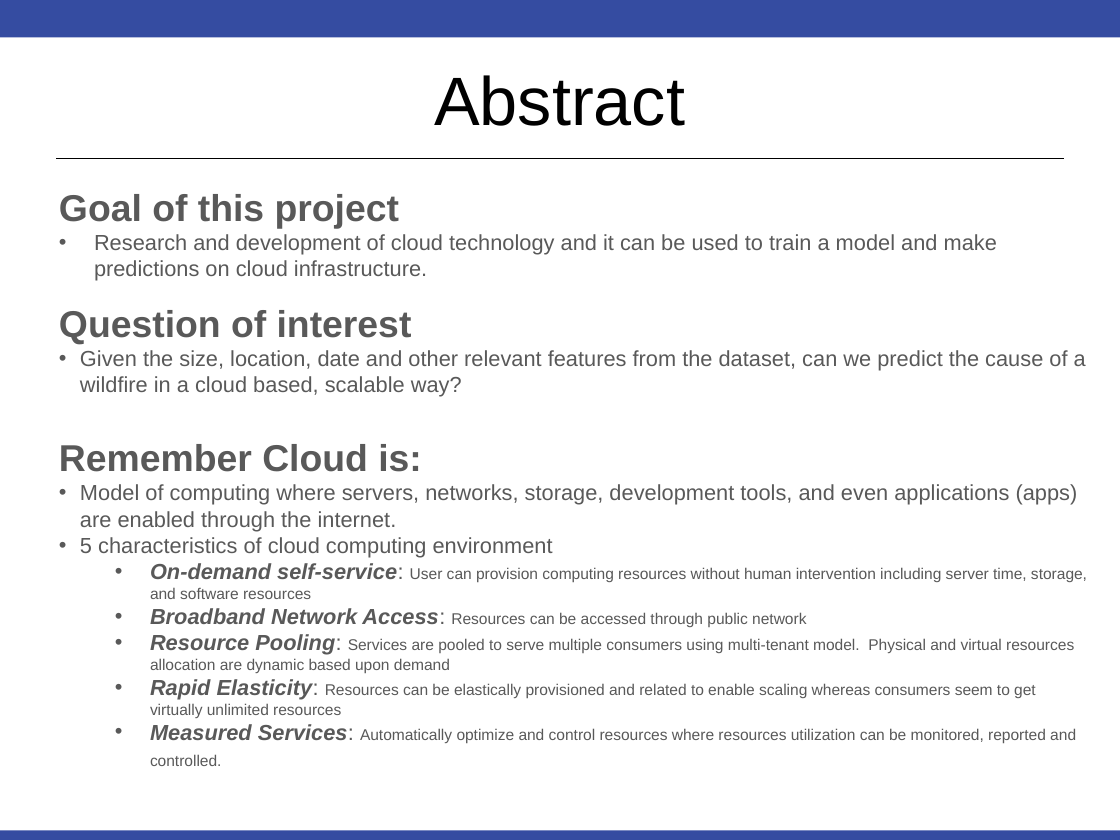
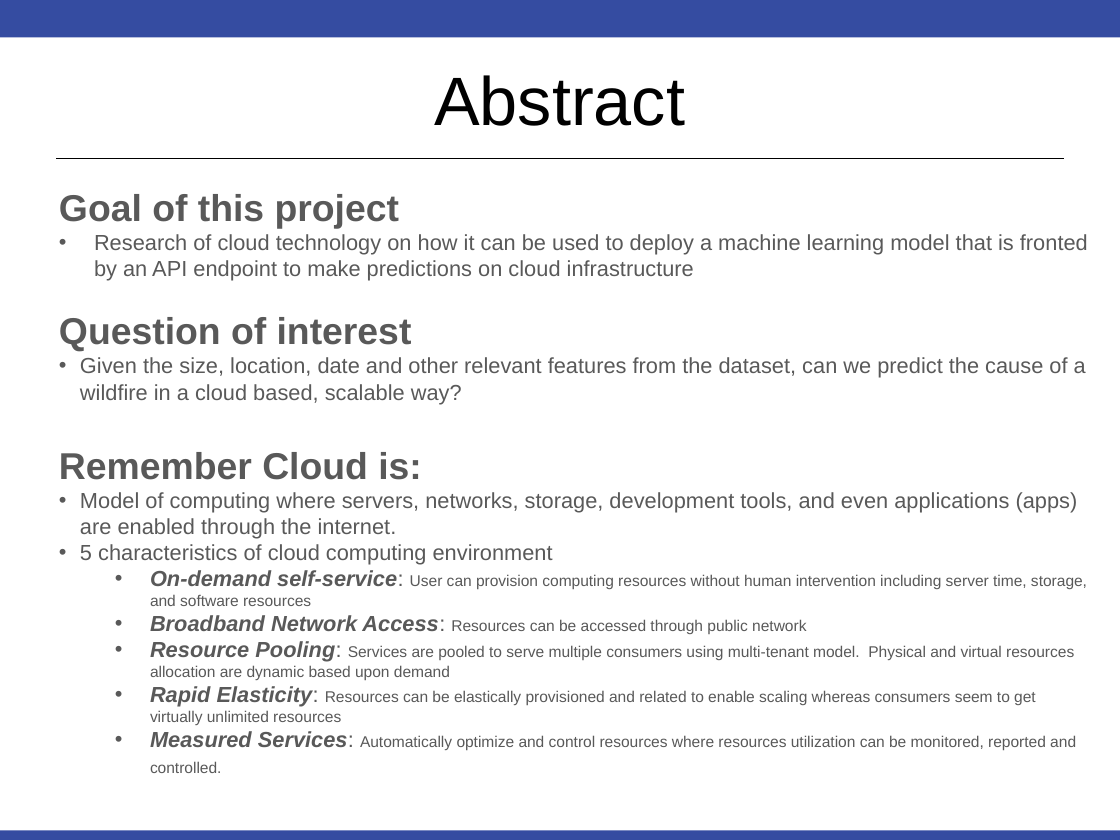
Before and after one commit to RobinsonCW/USWildfireAnalysis, a slide deck: slide 2 of presentation/DS7346_Cloud_Computing_Presentation.pptx. Drawn at 1120x840 pixels with LibreOffice and Linux fonts; fonts in the diff are those of the drawing. Boxes give left, top, right and bottom in pixels: in the first picture for what was removed or moved away, otherwise in the second. Text is boxed around its words. In the diff, an @@ line names an element or a change of style, - is before the commit and + after.

```diff
--- a/presentation/DS7346_Cloud_Computing_Presentation.pptx
+++ b/presentation/DS7346_Cloud_Computing_Presentation.pptx
@@ text at box(94, 234, 1088, 281): text changed @@
-• Research and development of cloud technology and it can be used to train a model and make predictions on cloud infrastructure.
+• Research of cloud technology on how it can be used to deploy a machine learning model that is fronted by an API endpoint to make predictions on cloud infrastructure
```
Also in this commit, not shown: 1 slide added, 3 other files.
